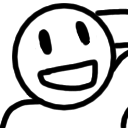
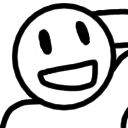
Layered file, before and after one edit (w=128, h=128). Changes by layer:
painted on "Border" over [46, 10, 101, 76]
painted on "Shoulders" over [46, 10, 101, 76]
